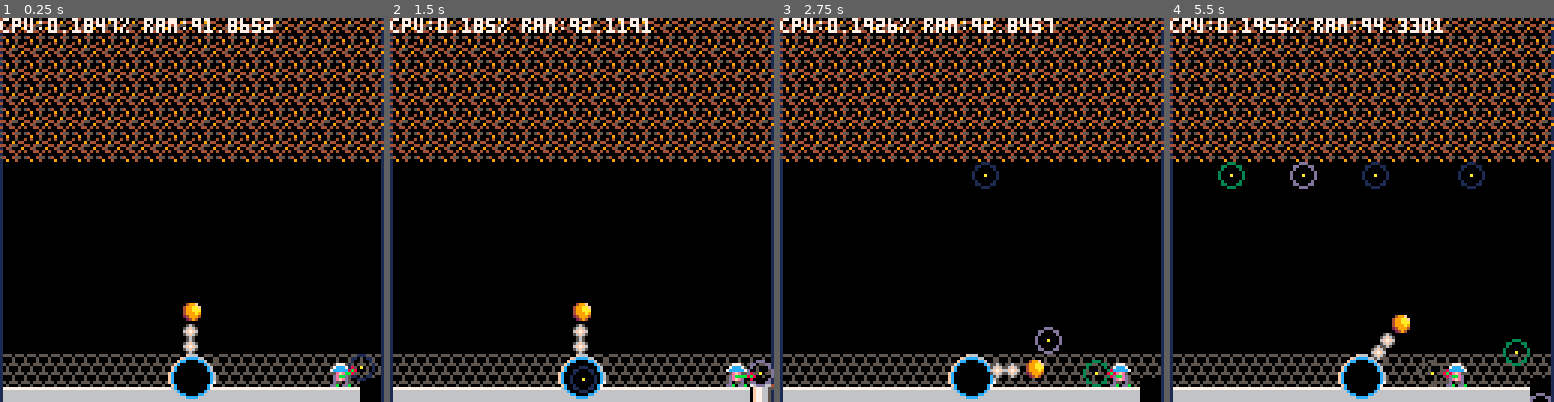
Above: before the commit, frames 1-4 (left to right).
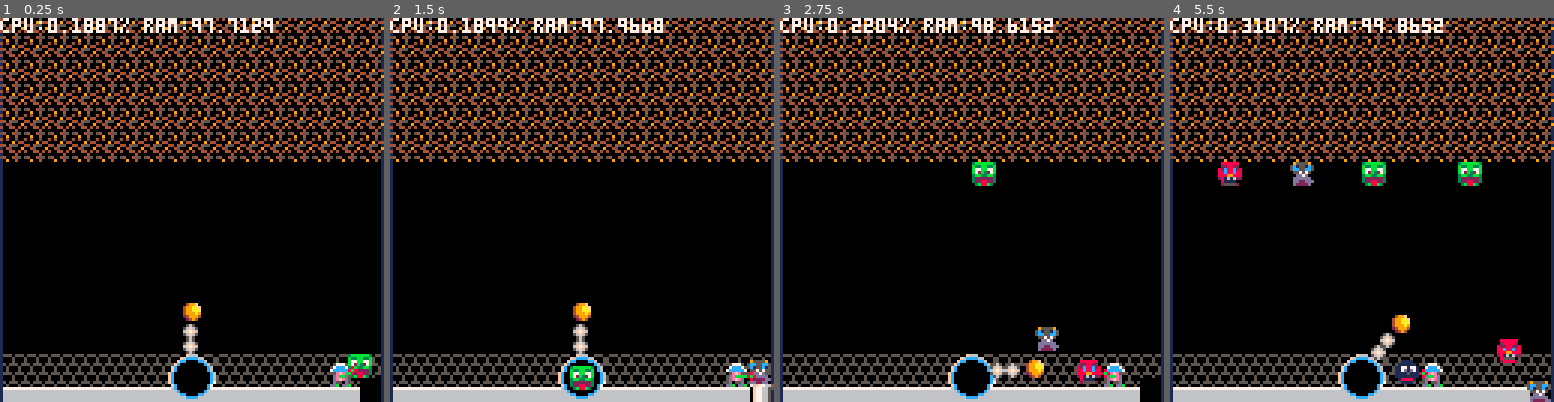
Above: after the commit, the same moments.

Repository: kepikoi/snoodle
Game: PICO-8 cartridge snoodle.p8
Two runs of this game, one before a commit and one after it. Both use one fixed random seed, a clock stepped at 60 frames per second and the inputs below.
Inputs (mouse positions are in pixels of both pictures, inside the frame that each line leads up to):
- Up to frame 1 (0.25 s): no input
- Up to frame 2 (1.5 s): tap X (X key) at 0.33, 1.07 s; click (670, 121) at 0.67 s; tap O (Z key) at 0.7 s; click (436, 267) at 1.22 s
- Up to frame 3 (2.75 s): hold Right 1.6-2.1 s; tap O (Z key) at 1.7, 2.1, 2.5 s; click (887, 114) at 1.77 s; tap X (X key) at 1.85 s; hold Up 2.15-2.42 s; click (952, 259) at 2.32 s; hold Right from 2.47 s (still down)
- Up to frame 4 (5.5 s): click (1404, 106) at 2.87 s; tap O (Z key) every 0.4 s from 2.9 to 5.3 s; tap X (X key) at 2.97, 4.08, 5.2 s; release Right at 3.03 s; hold Left 3.08-3.58 s; click (1465, 256) at 3.42 s; hold Down 3.63-3.97 s; click (1231, 102) at 3.97 s; hold Right 4.02-4.68 s; click (1292, 248) at 4.52 s; hold Up 4.73-5.03 s; click (1354, 94) at 5.07 s; hold Left from 5.08 s (still down)

The runs differ from the first frame. In frame 1, 0.6% of the frame differs, in the area x 25-98%, y 0-95%; in frame 2, 1.4%; in frame 3, 1.7%; in frame 4, 3.4%, in the area x 12-100%, y 0-100%.

Commit message:
Enable dropping monsters

Diff:
--- a/grid.lua
+++ b/grid.lua
@@ -39,14 +39,27 @@
         assert(self.cells[i], 'no cell ' .. i)
         self.cells[i].threat = true
     end
+
+    for cell in all(self.cells) do
+        if cell.monster then
+            -- drop disconnected monsters
+            local isConnected = false
+            for neighborCell in all(self:getNeighborCells(nil, cell)) do
+                if (neighborCell.threat or neighborCell.monster) then --is connected, do not drop
+                    isConnected = true
+                end
+            end
+            if (not isConnected) then
+                cell.monster.isDropped = true -- drop if cell is not connected to ceiling or populated cell
+                cell.monster = nil
+            end
+        end
+    end
 end
 
 function Grid:draw()
     for i = 1, #self.cells do
         local cell = self.cells[i]
-        if cell.active then
-            --            rectfill(cell.x, cell.y, cell.x + 8, cell.y + 8, 8) --debug
-        end
         --        spr(63, cell.x, cell.y)  --debug
     end
 
@@ -76,14 +89,10 @@
 
 function Grid:checkPosition(this, monster)
     local cell = self:findCellForMonster(monster)
-    for cell in all(self.cells) do
-        cell.active = false --debug: active cell marker
-    end
     if (cell) then --if monster inside valid cell
-        cell.active = true --debug: mark active cell
-        if (cell.monster or cell.threat) then
+        if (cell.monster or cell.threat) then -- next cell cannot be populated, populate last cell
             fitMonsterInsideCell(monster, monster.lastCell)
-            self:checkDrop(self, monster.lastCell)
+            self:dropMatchingCells(nil, monster.lastCell) -- mark isDropped when matching neighbors
         else
             monster.lastCell = cell --remember last cell of monster and continue travel
         end
@@ -91,7 +100,6 @@
 end
 
 function fitMonsterInsideCell(monster, cell)
-    assert(monster and cell)
     cell.monster = monster --set monster cell
     monster.x = cell.x --align to cell
     monster.y = cell.y
@@ -106,30 +114,128 @@
             return i
         end
     end
-end
-
-function Grid:checkDrop(this, cell, chain)
-    local chain = chain or {cell}
-
-    for n in all(_neighbors) do
-        local cellI = get(self.cells, cell)
-        if not cellI then return end
-
-        local neighborI = cellI + n
-        local neighborCell = self.cells[neighborI]
-        if (neighborCell and neighborCell.monster) then
-            if cell.monster.sprite == neighborCell.monster.sprite then
-                add(chain, neighborCell)
-                --                self:checkDrop(self, neighborCell, chain)
-            end
-        end
-    end
-    print(#chain, 14, 14, 7)
-    flip()
-
-    if #chain >= 3 then
-        for cell in all(chain) do
-            cell.monster.sprite = 16
+    return nil
+end
+
+--returns if table conains given value
+function contains(table, value)
+    for v in all(table) do
+        if v == value then return true
+        end
+        return false
+    end
+end
+
+--checks if cell is a matching neighbor of candidate cell
+function Grid:isMatchingNeighbor(this, cell, candidate)
+    local matchingNeighbors = self:getMatchingNeighbors(nil, cell)
+    for matchingNeighbor in all(matchingNeighbors) do
+        if matchingNeighbor == candidate then return true
+        end
+    end
+    return false
+end
+
+--return all populated and matching neighbor cells
+function Grid:getMatchingNeighbors(this, cell)
+    assert(cell.monster)
+    local neighborCells = self:getPopulatedNeighborCells(nil, cell)
+    local matches = {}
+    for neighborCell in all(neighborCells) do
+        if neighborCell.monster.sprite == cell.monster.sprite then
+            add(matches, neighborCell)
+        end
+    end
+    return matches
+end
+
+--returns a table with all neighbor cells with a monster for  cell
+function Grid:getPopulatedNeighborCells(this, cell)
+    local neighborCells = self:getNeighborCells(nil, cell)
+    local populatedNeighborCells = {}
+    for neighborCell in all(neighborCells) do
+        if neighborCell.monster then
+            add(populatedNeighborCells, neighborCell)
+        end
+    end
+    return populatedNeighborCells
+end
+
+--returns alls neighbor cells
+function Grid:getNeighborCells(this, cell)
+    assert(cell)
+    local neighborCells = {}
+    for neighborIndex in all(_neighbors) do
+        local cellIndex = get(self.cells, cell)
+        if cellIndex then
+            local neighborIndex = cellIndex + neighborIndex
+            local neighborCell = self.cells[neighborIndex]
+            if neighborCell then
+                add(neighborCells, neighborCell)
+            end
+        end
+    end
+
+    return neighborCells
+end
+
+function Grid:dropMatchingCells(this, cell)
+    --    if cell.monster then
+    --        local i = (i or 0) + 1
+    --        assert(i < 100, 'iteration loop at ' .. i)
+    --        assert(cell)
+    --        local chain = chain or {}
+    --        add(chain, cell) -- add curent cell to chain
+    --
+    --        for neighborCell in all(self:getPopulatedNeighborCells(nil, cell)) do
+    --            if (not get(chain, neighborCell)) then --cell exists and not already in chain
+    --                assert(cell.monster)
+    --                assert(neighborCell and neighborCell.monster)
+    --                if cell.monster.sprite == neighborCell.monster.sprite then --if same monster type
+    --                    self:checkDrop(self, neighborCell, chain, i)
+    --                end
+    --            end
+    --        end
+    --
+    --        print(#chain, 14, 14, 7)
+    --        flip()
+    --
+    --        if #chain >= 3 then
+    --            for cell in all(chain) do
+    --                cell.monster.isDropped = true
+    --                cell.monster = nil
+    --            end
+    --        end
+    --    end
+
+    local matches = { cell }
+    repeat
+        local nuMatches = {}
+        for cell in all(self.cells) do
+            if not get(matches, cell) then --skip cells that are matches
+                if cell.monster then
+                    for match in all(matches) do
+                        if self:isMatchingNeighbor(nil, cell, match) then
+                            add(nuMatches, cell)
+                            break -- nuMatch found. Break comparing with existing matches to prevent duplicates and continue with next cell.
+                        end
+                    end
+                end
+            end
+        end
+
+        for nuMatch in all(nuMatches) do
+            --assert(get(matches, nuMatch), 'duplicate match found')
+            add(matches, nuMatch)
+        end
+    until #nuMatches == 0
+
+    --print(#matches,43,67,9)
+
+    if #matches >= 3 then
+        for cell in all(matches) do
+            cell.monster.isDropped = true
+            cell.monster = nil
         end
     end
 end
--- a/monster.lua
+++ b/monster.lua
@@ -1,4 +1,5 @@
 local _initSpeed = 2 --default flying speed
+
 local Monster = {
     x = -64,
     y = -64,
@@ -6,7 +7,8 @@
     direction = nil,
     speed = 0,
     spriteCoolDown = rnd(40),
-    lastCell = nil
+    lastCell = nil,
+    isDropped = false
 }
 function Monster:new(obj, grid)
     assert(grid, 'monster requires grid instance')
@@ -19,9 +21,9 @@
 end
 
 function Monster:draw()
---    spr(self.alterSprite and self.sprite + 1 or self.sprite, self.x, self.y)
-    circ(self.x+4,self.y+4,4,self.sprite) --debug
-    circ(self.x+4,self.y+4,0,10) --debug
+    spr(self.alterSprite and self.sprite + 1 or self.sprite, self.x, self.y)
+    --    circ(self.x+4,self.y+4,4,self.sprite) --debug
+    --    circ(self.x+4,self.y+4,0,10) --debug
 end
 
 function Monster:animateFace()
@@ -36,18 +38,30 @@
 
     self:animateFace();
 
-    if (self.direction) then
+    if (self.direction and not self.isDropped) then --when flying
         self.speed = _initSpeed --enable flying
 
         if (self.x <= 0 or self.x >= 119) then
             self.direction = 1 - self.direction --bounce of walls
         end
 
-        self.x = self.x + sin(self.direction) * self.speed
-        self.y = self.y + cos(self.direction) * self.speed
+       self.grid:checkPosition(nil, self) -- check collision and align monster to cell
+    end
 
-        self.grid:checkPosition(nil, self)
+    --  if (not self.direction) then  --when stopped and aligned inside cell
+    -- end
+
+    if (self.isDropped) then --fall down when dropped
+        --self.lastCell.monster = nil
+        self.speed = _initSpeed * 2
+        self.direction = 0
     end
+
+
+    self.x = self.x + sin(self.direction) * self.speed
+    self.y = self.y + cos(self.direction) * self.speed
+
+    if self.y > 128 then del(globals.monsters, self) end --remove monster from memory
 end
 
 function Monster:setCoords(this, x, y)
--- a/snoodle.p8
+++ b/snoodle.p8
@@ -92,7 +93,8 @@
     direction = nil,
     speed = 0,
     spriteCoolDown = rnd(40),
-    lastCell = nil
+    lastCell = nil,
+    isDropped = false
 }
 function Monster:new(obj, grid)
     assert(grid, 'monster requires grid instance')
@@ -105,9 +107,9 @@
 end
 
 function Monster:draw()
---    spr(self.alterSprite and self.sprite + 1 or self.sprite, self.x, self.y)
-    circ(self.x+4,self.y+4,4,self.sprite) --debug
-    circ(self.x+4,self.y+4,0,10) --debug
+    spr(self.alterSprite and self.sprite + 1 or self.sprite, self.x, self.y)
+    --    circ(self.x+4,self.y+4,4,self.sprite) --debug
+    --    circ(self.x+4,self.y+4,0,10) --debug
 end
 
 function Monster:animateFace()
@@ -122,18 +124,30 @@
 
     self:animateFace();
 
-    if (self.direction) then
+    if (self.direction and not self.isDropped) then --when flying
         self.speed = _initSpeed --enable flying
 
         if (self.x <= 0 or self.x >= 119) then
             self.direction = 1 - self.direction --bounce of walls
         end
 
-        self.x = self.x + sin(self.direction) * self.speed
-        self.y = self.y + cos(self.direction) * self.speed
-
-        self.grid:checkPosition(nil, self)
-    end
+       self.grid:checkPosition(nil, self) -- check collision and align monster to cell
+    end
+
+    --  if (not self.direction) then  --when stopped and aligned inside cell
+    -- end
+
+    if (self.isDropped) then --fall down when dropped
+        --self.lastCell.monster = nil
+        self.speed = _initSpeed * 2
+        self.direction = 0
+    end
+
+
+    self.x = self.x + sin(self.direction) * self.speed
+    self.y = self.y + cos(self.direction) * self.speed
+
+    if self.y > 128 then del(globals.monsters, self) end --remove monster from memory
 end
 
 function Monster:setCoords(this, x, y)
@@ -368,14 +382,27 @@
         assert(self.cells[i], 'no cell ' .. i)
         self.cells[i].threat = true
     end
+
+    for cell in all(self.cells) do
+        if cell.monster then
+            -- drop disconnected monsters
+            local isConnected = false
+            for neighborCell in all(self:getNeighborCells(nil, cell)) do
+                if (neighborCell.threat or neighborCell.monster) then --is connected, do not drop
+                    isConnected = true
+                end
+            end
+            if (not isConnected) then
+                cell.monster.isDropped = true -- drop if cell is not connected to ceiling or populated cell
+                cell.monster = nil
+            end
+        end
+    end
 end
 
 function Grid:draw()
     for i = 1, #self.cells do
         local cell = self.cells[i]
-        if cell.active then
-            --            rectfill(cell.x, cell.y, cell.x + 8, cell.y + 8, 8) --debug
-        end
         --        spr(63, cell.x, cell.y)  --debug
     end
 
@@ -405,14 +432,10 @@
 
 function Grid:checkPosition(this, monster)
     local cell = self:findCellForMonster(monster)
-    for cell in all(self.cells) do
-        cell.active = false --debug: active cell marker
-    end
     if (cell) then --if monster inside valid cell
-        cell.active = true --debug: mark active cell
-        if (cell.monster or cell.threat) then
+        if (cell.monster or cell.threat) then -- next cell cannot be populated, populate last cell
             fitMonsterInsideCell(monster, monster.lastCell)
-            self:checkDrop(self, monster.lastCell)
+            self:dropMatchingCells(nil, monster.lastCell) -- mark isDropped when matching neighbors
         else
             monster.lastCell = cell --remember last cell of monster and continue travel
         end
@@ -420,7 +443,6 @@
 end
 
 function fitMonsterInsideCell(monster, cell)
-    assert(monster and cell)
     cell.monster = monster --set monster cell
     monster.x = cell.x --align to cell
     monster.y = cell.y
@@ -435,30 +457,128 @@
             return i
         end
     end
-end
-
-function Grid:checkDrop(this, cell, chain)
-    local chain = chain or {cell}
-
-    for n in all(_neighbors) do
-        local cellI = get(self.cells, cell)
-        if not cellI then return end
-
-        local neighborI = cellI + n
-        local neighborCell = self.cells[neighborI]
-        if (neighborCell and neighborCell.monster) then
-            if cell.monster.sprite == neighborCell.monster.sprite then
-                add(chain, neighborCell)
-                --                self:checkDrop(self, neighborCell, chain)
+    return nil
+end
+
+--returns if table conains given value
+function contains(table, value)
+    for v in all(table) do
+        if v == value then return true
+        end
+        return false
+    end
+end
+
+--checks if cell is a matching neighbor of candidate cell
+function Grid:isMatchingNeighbor(this, cell, candidate)
+    local matchingNeighbors = self:getMatchingNeighbors(nil, cell)
+    for matchingNeighbor in all(matchingNeighbors) do
+        if matchingNeighbor == candidate then return true
+        end
+    end
+    return false
+end
+
+--return all populated and matching neighbor cells
+function Grid:getMatchingNeighbors(this, cell)
+    assert(cell.monster)
+    local neighborCells = self:getPopulatedNeighborCells(nil, cell)
+    local matches = {}
+    for neighborCell in all(neighborCells) do
+        if neighborCell.monster.sprite == cell.monster.sprite then
+            add(matches, neighborCell)
+        end
+    end
+    return matches
+end
+
+--returns a table with all neighbor cells with a monster for  cell
+function Grid:getPopulatedNeighborCells(this, cell)
+    local neighborCells = self:getNeighborCells(nil, cell)
+    local populatedNeighborCells = {}
+    for neighborCell in all(neighborCells) do
+        if neighborCell.monster then
+            add(populatedNeighborCells, neighborCell)
+        end
+    end
+    return populatedNeighborCells
+end
+
+--returns alls neighbor cells
+function Grid:getNeighborCells(this, cell)
+    assert(cell)
+    local neighborCells = {}
+    for neighborIndex in all(_neighbors) do
+        local cellIndex = get(self.cells, cell)
+        if cellIndex then
+            local neighborIndex = cellIndex + neighborIndex
+            local neighborCell = self.cells[neighborIndex]
+            if neighborCell then
+                add(neighborCells, neighborCell)
             end
         end
     end
-    print(#chain, 14, 14, 7)
-    flip()
-
-    if #chain >= 3 then
-        for cell in all(chain) do
-            cell.monster.sprite = 16
+
+    return neighborCells
+end
+
+function Grid:dropMatchingCells(this, cell)
+    --    if cell.monster then
+    --        local i = (i or 0) + 1
+    --        assert(i < 100, 'iteration loop at ' .. i)
+    --        assert(cell)
+    --        local chain = chain or {}
+    --        add(chain, cell) -- add curent cell to chain
+    --
+    --        for neighborCell in all(self:getPopulatedNeighborCells(nil, cell)) do
+    --            if (not get(chain, neighborCell)) then --cell exists and not already in chain
+    --                assert(cell.monster)
+    --                assert(neighborCell and neighborCell.monster)
+    --                if cell.monster.sprite == neighborCell.monster.sprite then --if same monster type
+    --                    self:checkDrop(self, neighborCell, chain, i)
+    --                end
+    --            end
+    --        end
+    --
+    --        print(#chain, 14, 14, 7)
+    --        flip()
+    --
+    --        if #chain >= 3 then
+    --            for cell in all(chain) do
+    --                cell.monster.isDropped = true
+    --                cell.monster = nil
+    --            end
+    --        end
+    --    end
+
+    local matches = { cell }
+    repeat
+        local nuMatches = {}
+        for cell in all(self.cells) do
+            if not get(matches, cell) then --skip cells that are matches
+                if cell.monster then
+                    for match in all(matches) do
+                        if self:isMatchingNeighbor(nil, cell, match) then
+                            add(nuMatches, cell)
+                            break -- nuMatch found. Break comparing with existing matches to prevent duplicates and continue with next cell.
+                        end
+                    end
+                end
+            end
+        end
+
+        for nuMatch in all(nuMatches) do
+            --assert(get(matches, nuMatch), 'duplicate match found')
+            add(matches, nuMatch)
+        end
+    until #nuMatches == 0
+
+    --print(#matches,43,67,9)
+
+    if #matches >= 3 then
+        for cell in all(matches) do
+            cell.monster.isDropped = true
+            cell.monster = nil
         end
     end
 end
@@ -582,12 +702,12 @@
 0000000003b88b3003bbbb30028888200255552000188100001111007070700770070707221222222222222200988a00009aaa000dd22dd00d2222d000000000
 056666000566660000000000000000000077700076f7766404040050000000000000000000000000000000000000000000000000000000000000000000000000
 06666660066666600056500000499f0007ccc7000f77665540000904000000000000000000000000000000000000000000000000000000000000000000000000
-0669696006696960056f65000499aaf07ccccc700f77665004404550000000000000000000000000000000000000000000000000000000000000000000000000
-066666600666666006f7f6000499aaa000efe0000f77665090045000000000000000000000000000000000000000000000000000000000000000000000000000
+0665656006656560056f65000499aaf07ccccc700f77665004404550000000000000000000000000000000000000000000000000000000000000000000000000
+066060600660606006f7f6000499aaa000efe0000f77665090045000000000000000000000000000000000000000000000000000000000000000000000000000
 0666566006665660056f650004999a900defed000f77665004004404000000000000000000000000000000000000000000000000000000000000000000000000
-056666500566665000565000024999400defed000f77665000000040000000000000000000000000000000000000000000000000000000000000000000000000
-006556000065560000000000002494000d000d000f77665005400455000000000000000000000000000000000000000000000000000000000000000000000000
-00066000000660000000000000000000ddb0ddb00f77665000090040000000000000000000000000000000000000000000000000000000000000000000000000
+056606500566065000565000024999400defed000f77665000000040000000000000000000000000000000000000000000000000000000000000000000000000
+005666000056660000000000002494000d000d000f77665005400455000000000000000000000000000000000000000000000000000000000000000000000000
+00065600000656000000000000000000ddb0ddb00f77665000090040000000000000000000000000000000000000000000000000000000000000000000000000
 0000000055555555055500f666005550055505550000000000000000000000000000000000000000000000000000000000000000000000000000000000000000
 00000000550555055000f6cccc660005500050000000000000000000000000000000000000000000000000000000000000000000000000000000000000000000
 0000000055555555500fcc0000cc6005500050000000000000000000000000000000000000000000000000000000000000000000000000000000000000000000
